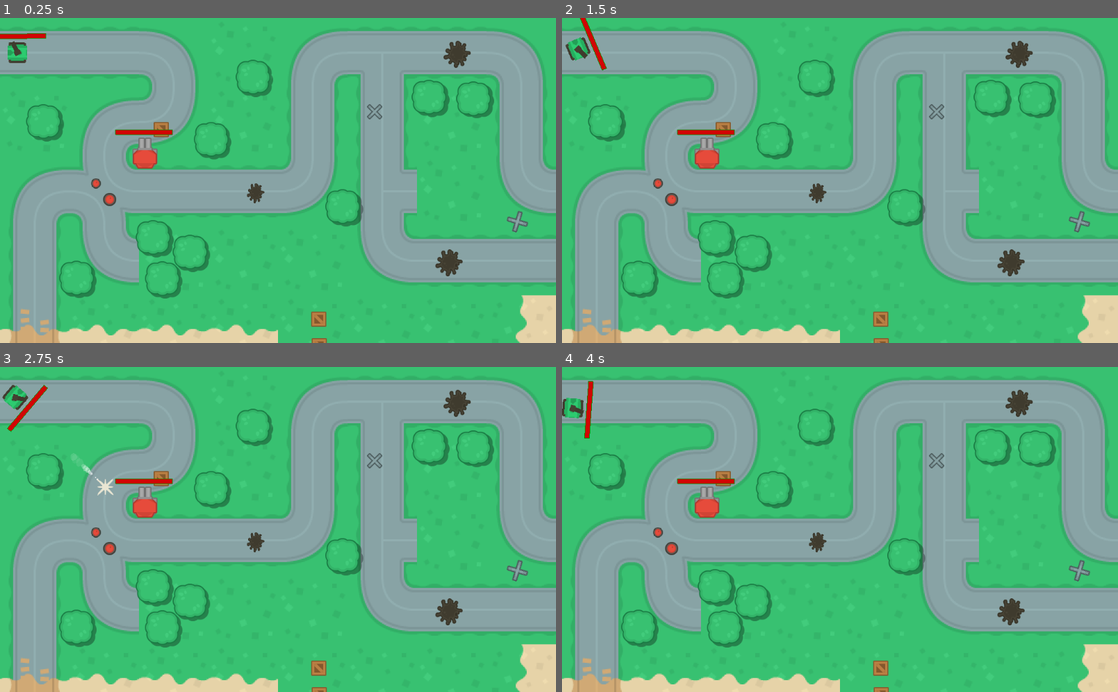
Above: before the commit, frames 1-4 (two rows, left to right).
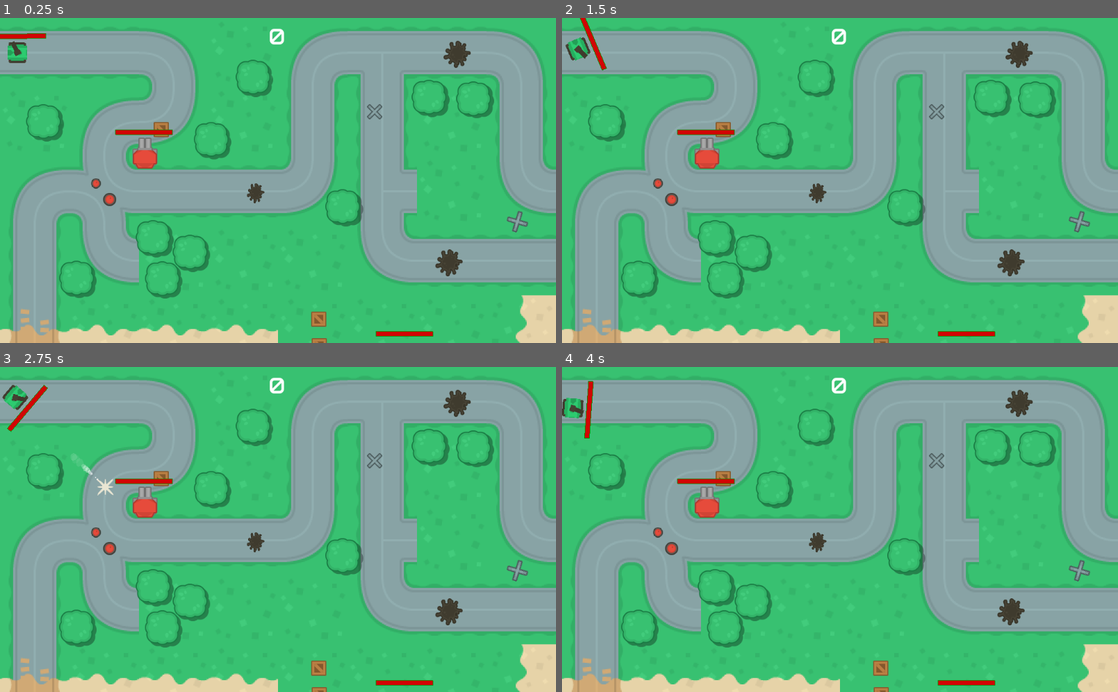
Above: after the commit, the same moments.

Repository: AnaTorres61/rogue-tank
Game: Godot game, scene res://scenes/test_area.tscn
Two runs of this game, one before a commit and one after it. Both use one fixed random seed, a clock stepped at 60 frames per second and the inputs below.
Inputs (mouse positions are in pixels of both pictures, inside the frame that each line leads up to):
- Up to frame 1 (0.25 s): no input
- Up to frame 2 (1.5 s): tap Enter at 0.5 s; move the mouse to (962, 164) at 0.52 s; hold Right (ui_right) 0.53-1.28 s; move the mouse to (728, 196) at 1.27 s; hold Down (ui_down) from 1.28 s (still down)
- Up to frame 3 (2.75 s): tap Space at 2 s; move the mouse to (333, 458) at 2.02 s; release Down (ui_down) at 2.03 s; hold Right (ui_right) from 2.03 s (still down)
- Up to frame 4 (4 s): move the mouse to (812, 594) at 2.77 s; release Right (ui_right) at 2.78 s; hold Up (ui_up) 2.78-3.53 s; move the mouse to (1006, 578) at 3.52 s; hold Left (ui_left) from 3.53 s (still down)

The runs differ from the first frame. In frame 1, 0.3% of the frame differs, in the area x 48-78%, y 3-99%; in frame 2, 0.3%; in frame 3, 0.3%; in frame 4, 0.3%.

Commit message:
add player score

Diff:
--- a/project.godot
+++ b/project.godot
@@ -13,6 +13,10 @@
 config/name="RogueTank"
 run/main_scene="res://scenes/test_area.tscn"
 config/icon="res://icon.png"
+
+[autoload]
+
+GAME="*res://scripts/game.gd"
 
 [input]
 
--- a/scenes/test_area.tscn
+++ b/scenes/test_area.tscn
@@ -8,6 +8,8 @@
 [ext_resource path="res://scenes/treeGreen_large.tscn" type="PackedScene" id=6]
 [ext_resource path="res://scenes/oilSpill_large.tscn" type="PackedScene" id=7]
 [ext_resource path="res://scenes/turret_01.tscn" type="PackedScene" id=8]
+[ext_resource path="res://scripts/HUD.gd" type="Script" id=9]
+[ext_resource path="res://resources/fonts/Zone99.ttf" type="DynamicFontData" id=10]
 
 [sub_resource type="RectangleShape2D" id=1]
 
@@ -19,7 +21,16 @@
 custom_solver_bias = 0.0
 extents = Vector2( 621.596, 8.56023 )
 
-[node name="test_area" type="Node"]
+[sub_resource type="DynamicFont" id=3]
+
+size = 30
+use_mipmaps = false
+use_filter = false
+extra_spacing_top = 20
+font_data = ExtResource( 10 )
+_sections_unfolded = [ "Extra Spacing", "Font", "Settings" ]
+
+[node name="test_area" type="Node" index="0"]
 
 [node name="ground" type="TileMap" parent="." index="0"]
 
@@ -48,6 +59,7 @@
 
 [node name="Tank" parent="." index="1" instance=ExtResource( 2 )]
 
+editor/display_folded = true
 position = Vector2( 32.0955, 64.1058 )
 rotation = -0.00607844
 bodie = 4
@@ -254,3 +266,41 @@
 start_rot = 270.0
 sensor_radius = 200.0
 life = 100
+
+[node name="turret_02" parent="." index="5" instance=ExtResource( 8 )]
+
+position = Vector2( 746.267, 631.926 )
+start_rot = 90.0
+sensor_radius = 200.0
+life = 100
+
+[node name="HUD" type="CanvasLayer" parent="." index="6"]
+
+layer = 1
+offset = Vector2( 0, 0 )
+rotation = 0.0
+scale = Vector2( 1, 1 )
+transform = Transform2D( 1, 0, 0, 1, 0, 0 )
+script = ExtResource( 9 )
+
+[node name="score" type="Label" parent="HUD" index="0"]
+
+anchor_left = 0.0
+anchor_top = 0.0
+anchor_right = 0.0
+anchor_bottom = 0.0
+margin_right = 1021.0
+margin_bottom = 53.0
+rect_pivot_offset = Vector2( 0, 0 )
+rect_clip_content = false
+mouse_filter = 2
+mouse_default_cursor_shape = 0
+size_flags_horizontal = 1
+size_flags_vertical = 4
+custom_fonts/font = SubResource( 3 )
+text = "0"
+align = 1
+percent_visible = 1.0
+lines_skipped = 0
+max_lines_visible = -1
+_sections_unfolded = [ "Material", "Pause", "Visibility", "custom_colors", "custom_constants", "custom_fonts" ]
--- /dev/null
+++ b/scripts/HUD.gd
@@ -0,0 +1,11 @@
+extends CanvasLayer
+
+
+
+func _ready():
+	GAME.connect("score_changed", self, "on_score_changed")
+#	$score.text = str(GAME.score)
+
+
+func on_score_changed():
+	$score.text = str(GAME.score)
--- a/scripts/barrelBlack_top.gd
+++ b/scripts/barrelBlack_top.gd
@@ -24,5 +24,6 @@
 	$area_obstacle.queue_free()
 	$shape.queue_free()
 	$anim.play("explode")
+	GAME.add_score(90)
 	yield($anim, "animation_finished")
 	queue_free()
--- a/scripts/crateWood.gd
+++ b/scripts/crateWood.gd
@@ -13,3 +13,4 @@
 
 func on_area_destroid():
 	queue_free()
+	GAME.add_score(50)
--- /dev/null
+++ b/scripts/game.gd
@@ -0,0 +1,16 @@
+extends Node
+
+var score = 0 setget set_score
+
+signal score_changed
+
+func _ready():
+	pass
+
+func add_score(val):
+	score += val
+	emit_signal("score_changed")
+	print(score)
+
+func set_score(val):
+	print("cant write score. use function add_score")
--- a/scripts/oilSpill_large.gd
+++ b/scripts/oilSpill_large.gd
@@ -3,11 +3,9 @@
 
 
 func _ready():
-
 	pass
 
 #func _process(delta):
-
 #	pass
 
 
--- a/scripts/turret_01.gd
+++ b/scripts/turret_01.gd
@@ -11,6 +11,8 @@
 
 export var life = 70
 onready var init_life = life
+
+onready var game = get_node("/root/GAME")
 
 func _ready():
 	pass
@@ -80,3 +82,4 @@
 		$cannon.queue_free()
 		$shoot_timer.queue_free()
 		$weak_spot.queue_free()
+		game.add_score(250)
Binary file added: resources/fonts/Zone99.ttf
Binary file added: resources/fonts/Zone99heavy.ttf
Binary file added: resources/fonts/Zone99left.ttf
Not shown, added: resources/fonts/readme.txt
Not shown: 1 places in scenes/test_area.tscn that only renumber resources
